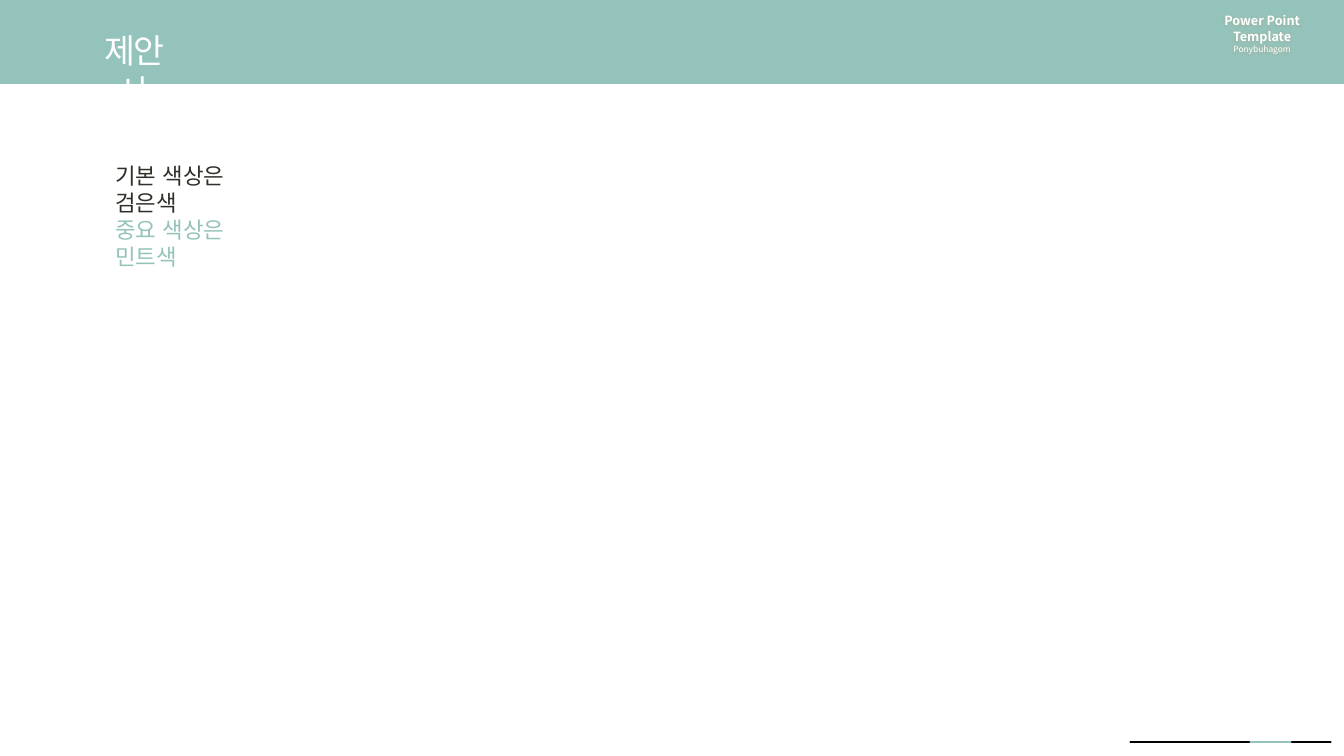
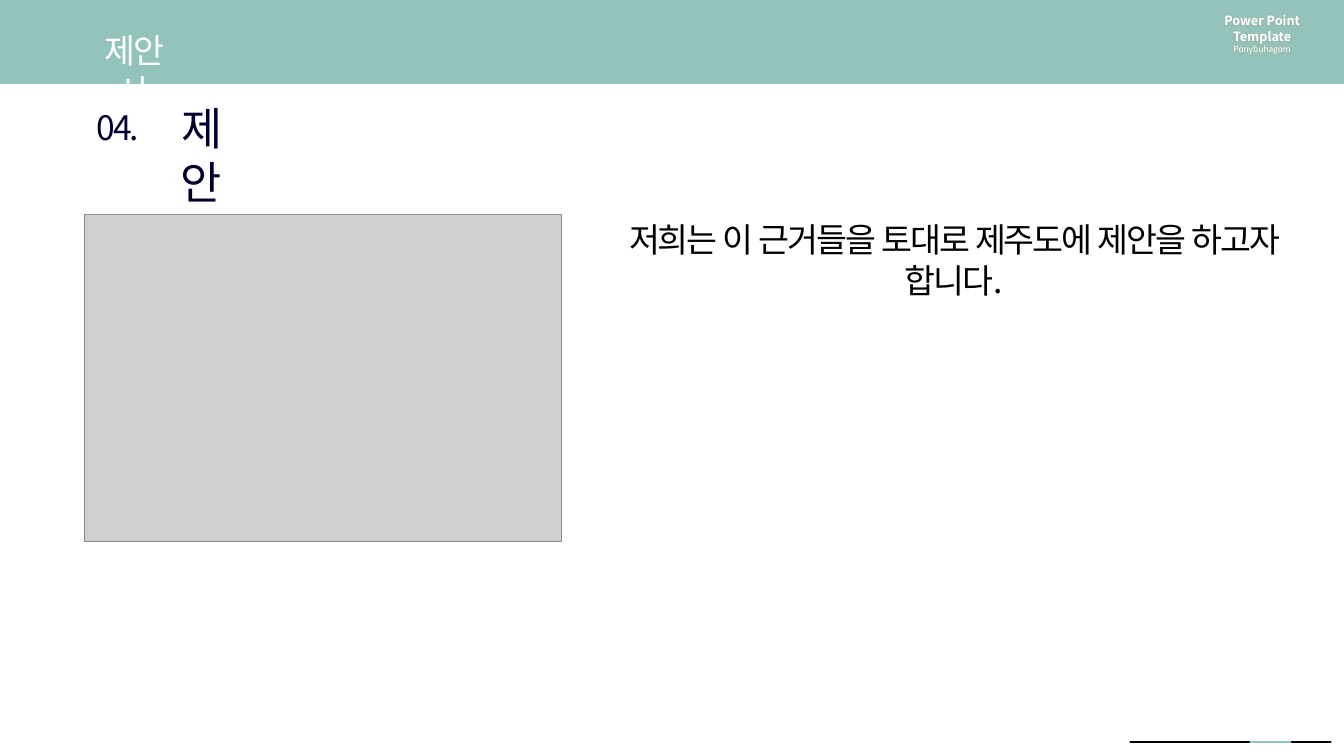
Before and after one commit to so-jeong0127/6-project, a slide deck: slide 20 of 6조 최종 PPT.pptx (slide 19 before the commit). Drawn at 1344x756 pixels with LibreOffice and Linux fonts; fonts in the diff are those of the drawing; grey boxes stand for pictures. Boxes give left, top, right and bottom in pixels: in the first picture for what was removed or moved away, otherwise in the second. Text is boxed around its words. In the diff, an @@ line names an element or a change of style, - is before the commit and + after.

```diff
--- a/6조 최종 PPT.pptx
+++ b/6조 최종 PPT.pptx
@@ text added at (x1=97, y1=115, x2=139, y2=141), 24 pt, text #00002F @@
+04.
@@ text added at (x1=181, y1=108, x2=223, y2=202), 32 pt, text #00002F @@
+제안
@@ text removed at (x1=115, y1=165, x2=225, y2=267) @@
-기본 색상은 검은색
-중요 색상은 민트색
@@ picture added at (x1=85, y1=214, x2=562, y2=541) @@
@@ text added at (x1=629, y1=224, x2=1280, y2=296), 24 pt, text #000000 @@
+저희는 이 근거들을 토대로 제주도에 제안을 하고자 합니다.
```
Also in this commit, not shown: 3 slides added.
